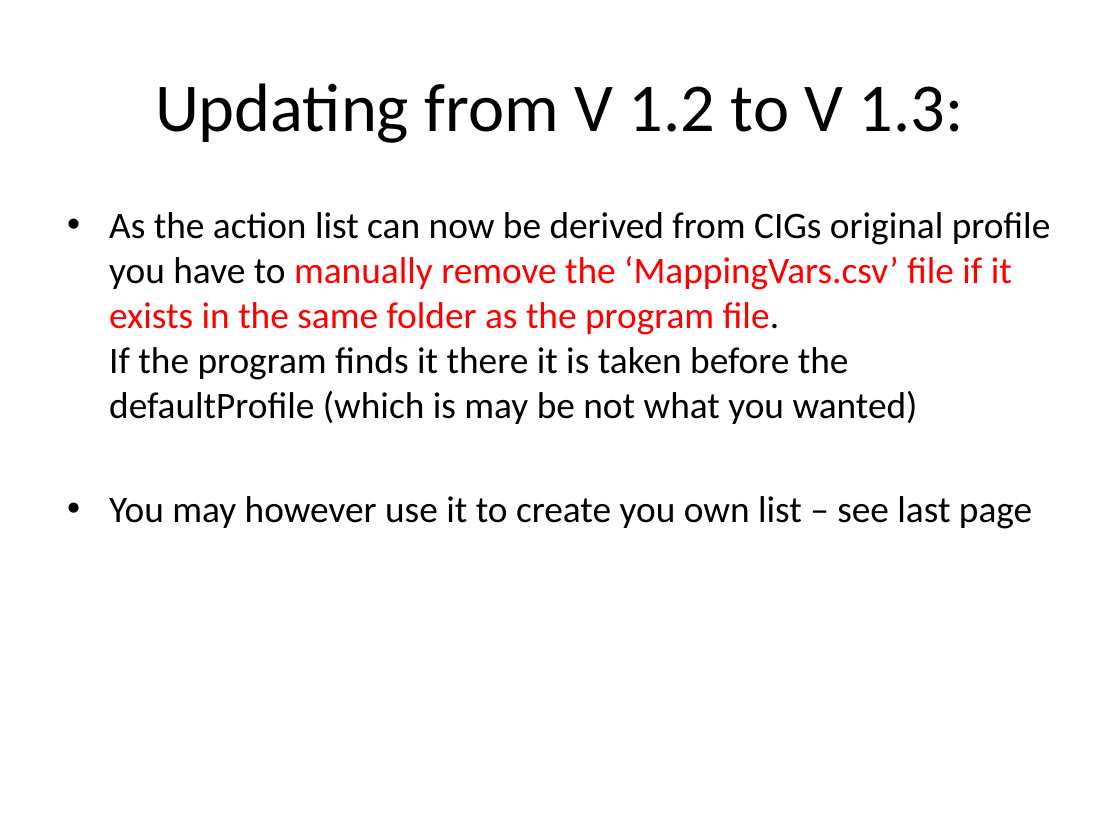
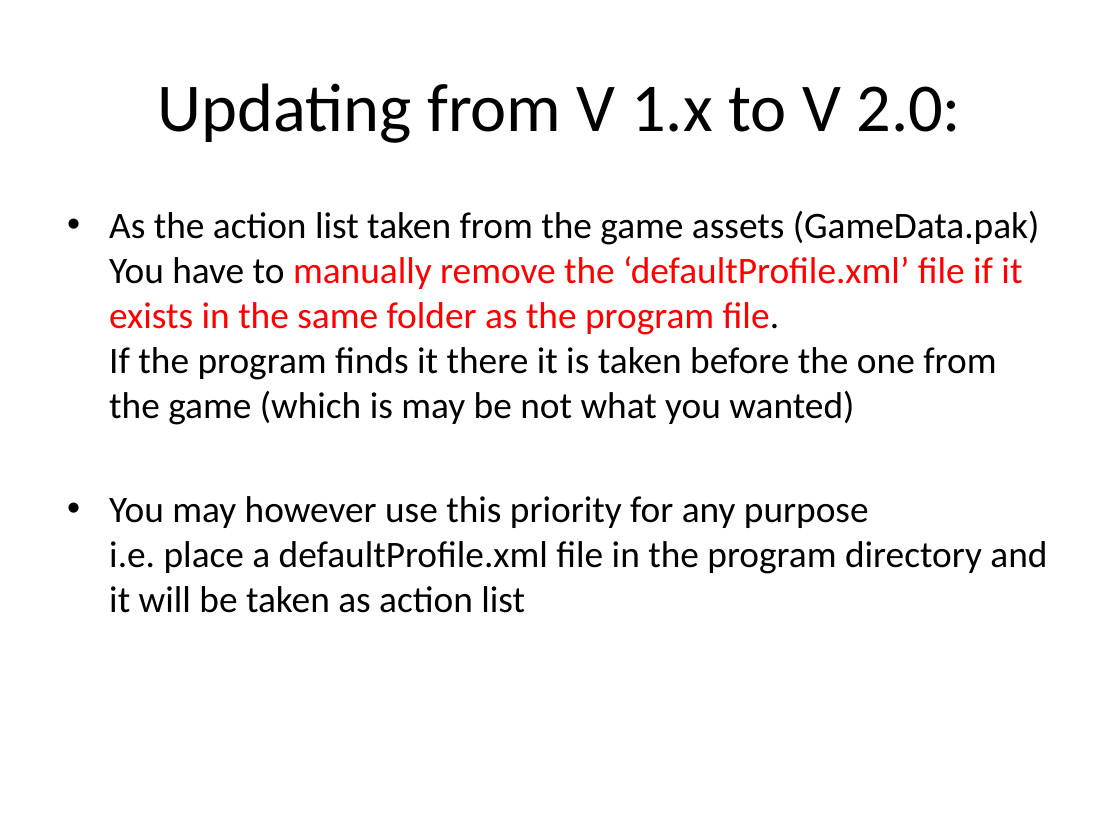
Before and after one commit to SCToolsfactory/SCJMapper-V2, a slide deck: slide 2 of doc/SCJMapper_QGuide.pptx. Drawn at 1120x840 pixels with LibreOffice and Linux fonts; fonts in the diff are those of the drawing. Boxes give left, top, right and bottom in pixels: in the first picture for what was removed or moved away, otherwise in the second. Text is boxed around its words. In the diff, an @@ line names an element or a change of style, - is before the commit and + after.

```diff
--- a/doc/SCJMapper_QGuide.pptx
+++ b/doc/SCJMapper_QGuide.pptx
@@ title at (158, 83, 961, 143): text changed @@
-Updating from V 1.2 to V 1.3:
+Updating from V 1.x to V 2.0:
@@ text at (109, 211, 1047, 613): text changed @@
-• As the action list can now be derived from CIGs original profile you have to manually remove the ‘MappingVars.csv’ file if it exists in the same folder as the program file.
-  If the program finds it there it is taken before the defaultProfile (which is may be not what you wanted)
-• You may however use it to create you own list – see last page
+• As the action list taken from the game assets (GameData.pak)
+  You have to manually remove the ‘defaultProfile.xml’ file if it exists in the same folder as the program file.
+  If the program finds it there it is taken before the one from the game (which is may be not what you wanted)
+• You may however use this priority for any purpose
+  i.e. place a defaultProfile.xml file in the program directory and it will be taken as action list
```
Also in this commit, not shown: 8 other slides changed, 5 slides added, 1 slide removed, 1 other file.
